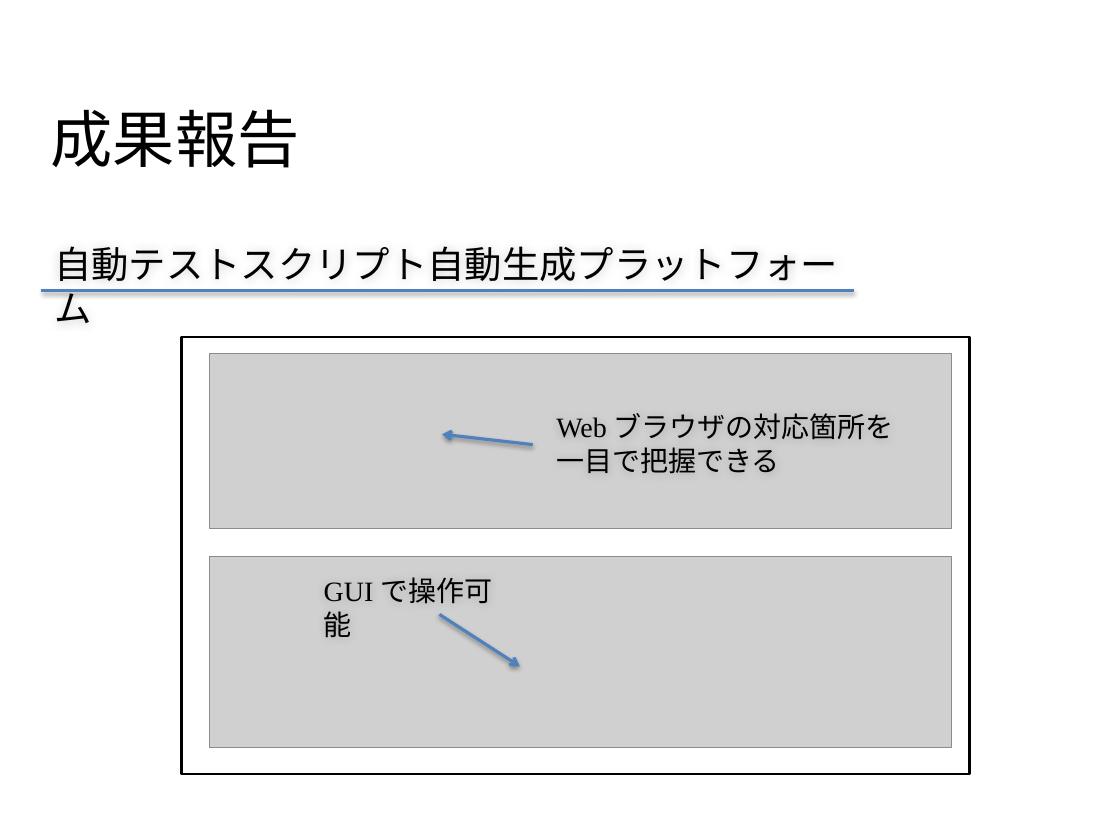
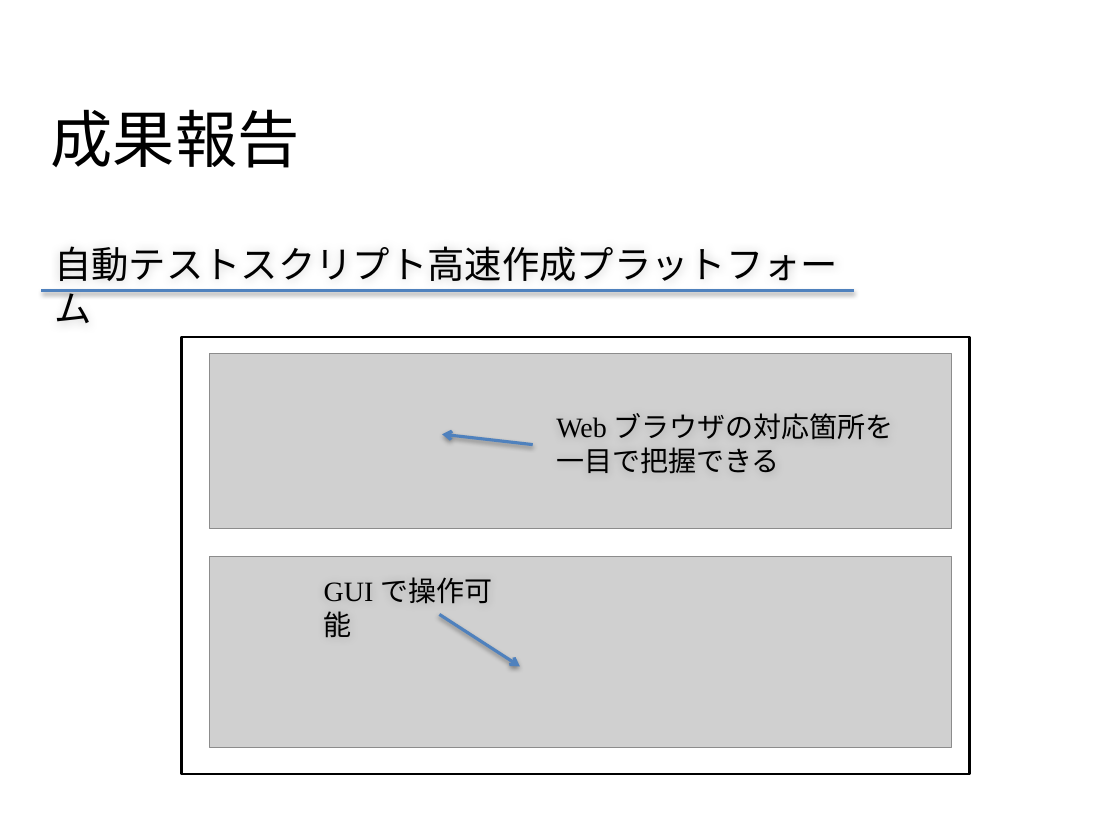
Before and after one commit to ryo813/STARHotel, a slide deck: slide 9 of 20151221_吉崎.pptx. Drawn at 1120x840 pixels with LibreOffice and Linux fonts; fonts in the diff are those of the drawing; grey boxes stand for pictures; background and template pictures are left out. Boxes give left, top, right and bottom in pixels: in the first picture for what was removed or moved away, otherwise in the second. Text is boxed around its words. In the diff, an @@ line names an element or a change of style, - is before the commit and + after.

```diff
--- a/20151221_吉崎.pptx
+++ b/20151221_吉崎.pptx
@@ text at box(54, 246, 838, 281): text changed @@
-自動テストスクリプト自動生成プラットフォーム
+自動テストスクリプト高速作成プラットフォーム
```
Also in this commit, not shown: 7 other slides changed.
